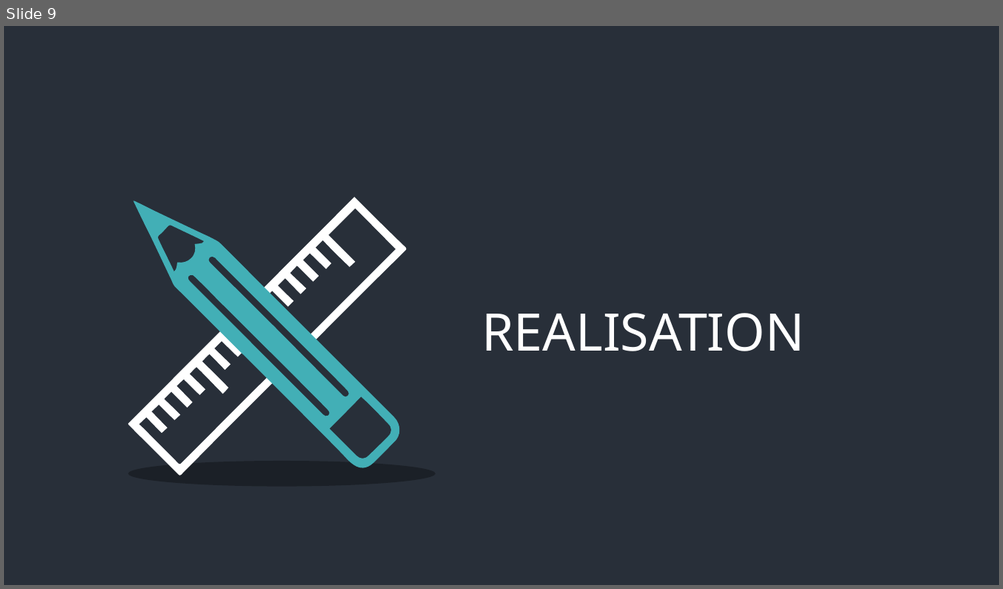
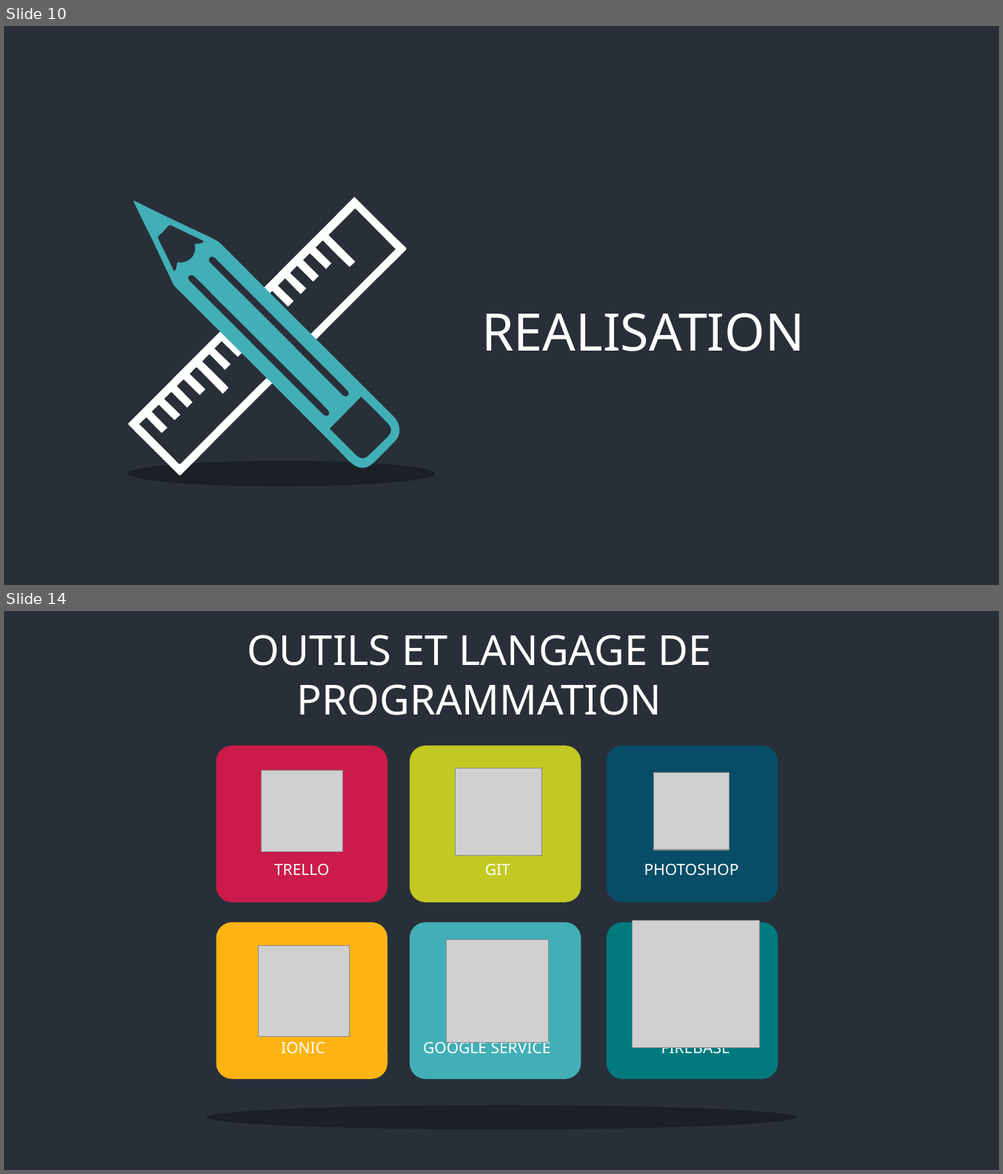
Before and after one commit to andry9995/pikla-driver, a slide deck: doc/présentation pikla.pptx. Shown one above the other, each under a label of ours: slide 9 before the commit, slides 10 and 14 after it; the slides between them are not shown. The pictures are 1003x589 and 1003x1174 pixels, drawn with LibreOffice and Linux fonts; fonts in the diff are those of the drawing; grey boxes stand for pictures. Boxes give left, top, right and bottom in pixels: in the first picture for what was removed or moved away, otherwise in the second. Text is boxed around its words. In the diff, an @@ line names an element or a change of style, - is before the commit and + after.

```diff
--- a/doc/présentation pikla.pptx
+++ b/doc/présentation pikla.pptx
@@ slide 14 added at [4, 611, 999, 1170], background #282F39 @@
@@ text added at [247, 635, 711, 715], 40 pt, text #FFFFFF @@
+OUTILS ET LANGAGE DE PROGRAMMATION
@@ rounded rectangle added at [216, 746, 387, 903], fill #CB1B4A @@
@@ rounded rectangle added at [410, 746, 581, 903], fill #C2C923 @@
@@ rounded rectangle added at [606, 746, 778, 903], fill #074D67 @@
@@ picture added at [262, 771, 344, 853] @@
@@ picture added at [455, 769, 542, 855] @@
@@ picture added at [654, 772, 729, 850] @@
@@ text added at [274, 863, 329, 875], 15 pt, text #FFFFFF @@
+TRELLO
@@ text added at [485, 864, 510, 876], 15 pt, text #FFFFFF @@
+GIT
@@ text added at [644, 863, 739, 876], 15 pt, text #FFFFFF @@
+PHOTOSHOP
@@ picture added at [632, 921, 760, 1049] @@
@@ rounded rectangle added at [216, 923, 387, 1079], fill #FCB414 @@
@@ rounded rectangle added at [410, 923, 581, 1079], fill #42AFB6 @@
@@ picture added at [447, 940, 549, 1042] @@
@@ rounded rectangle added at [606, 923, 778, 1079], fill #007A7D @@
@@ picture added at [259, 946, 350, 1037] @@
@@ text added at [281, 1042, 325, 1054], 15 pt, text #FFFFFF @@
+IONIC
@@ text added at [423, 1039, 551, 1054], 15 pt, text #FFFFFF @@
+GOOGLE SERVICE
@@ text added at [661, 1048, 730, 1059], 15 pt, text #FFFFFF @@
+FIREBASE
@@ ellipse added at [206, 1105, 797, 1130], fill #000000 at 30% opacity @@
@@ what was slide 9 is now slide 10 @@
```
Also in this commit, not shown: 4 slides changed, 8 other slides added, 1 slide removed, 1 other file.
